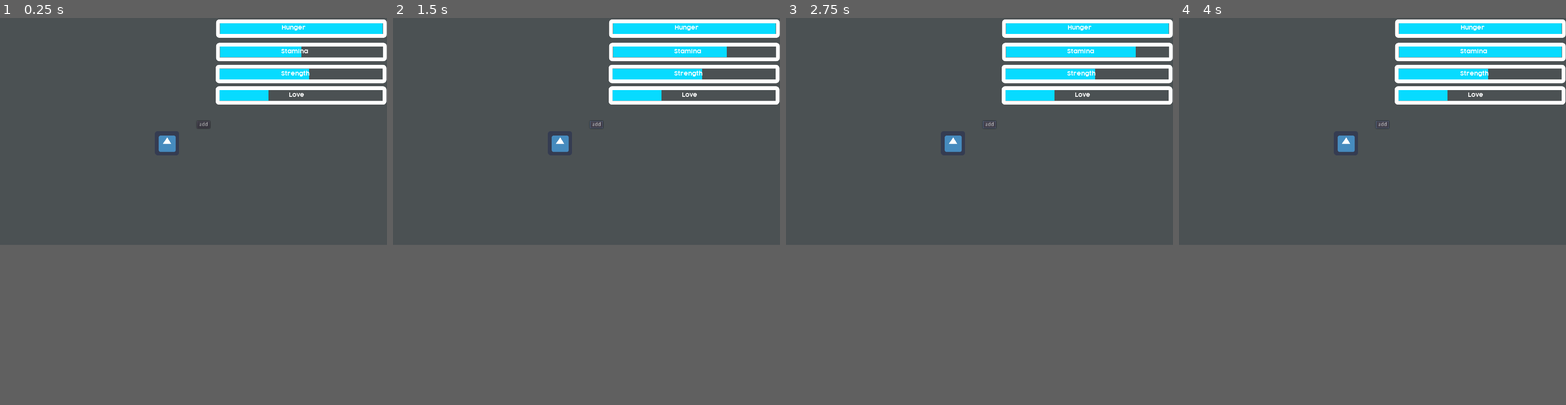
Above: before the commit, frames 1-4 (left to right).
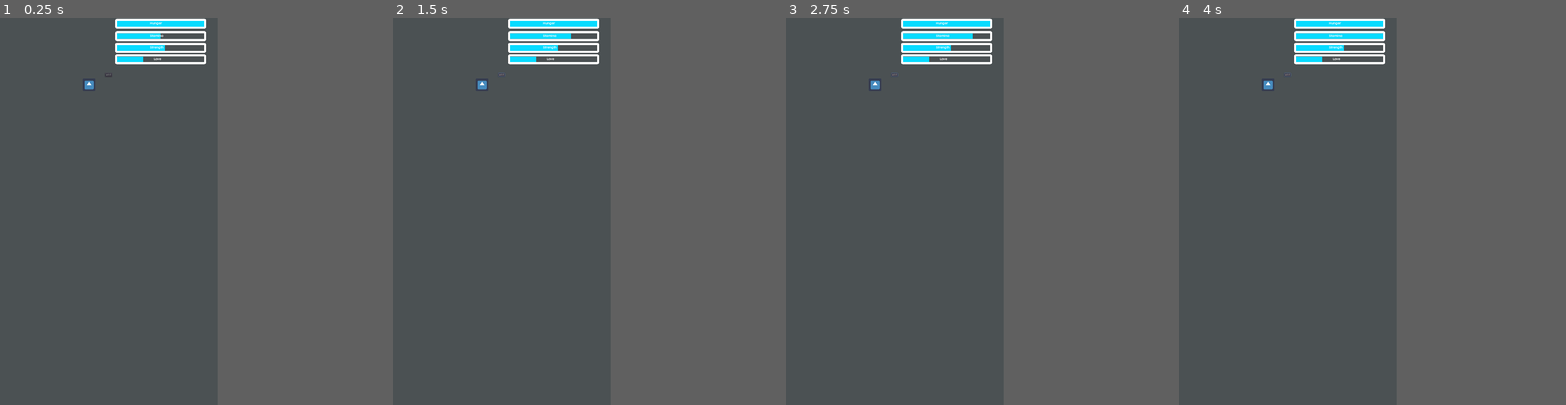
Above: after the commit, the same moments.

Repository: wiznob/chibGarden
Game: Godot game, scene res://Chib.tscn
The game is run twice, just before and just after one commit, with the same random seed, the same clock (stepped at 60 frames per second) and the same inputs. This scene is started directly instead of the project's main scene. The engine's default icon, where the game draws it, is replaced by a stand-in: a white triangle on a blue panel in a dark square.
Inputs:
- Up to frame 1 (0.25 s): no input
- Up to frame 2 (1.5 s): click "add" at 0.5 s; click "add" at 1.25 s
- Up to frame 3 (2.75 s): click "add" at 2 s
- Up to frame 4 (4 s): tap Enter at 2.75 s; tap Space at 3.5 s
In our replay, the window is 800x469 before the commit and 450x800 after it. These sizes can differ from the game's own. Grey fills any space a smaller window leaves; there, only what the larger window draws over its background counts as a difference.

The runs differ from the first frame. In frame 1, 8.8% of the frame differs, in the area x 21-100%, y 0-35%; in frame 2, 9.1%; in frame 3, 9.2%; in frame 4, 9.5%.

Commit message:
PhoneSize

Diff:
--- a/Chib.tscn
+++ b/Chib.tscn
@@ -1,7 +1,7 @@
 [gd_scene load_steps=7 format=2]
 
 [ext_resource path="res://icon.png" type="Texture" id=1]
-[ext_resource path="res://Font/StatusFont.tres" type="DynamicFont" id=2]
+[ext_resource path="res://HomeScreen/Font/StatusFont.tres" type="DynamicFont" id=2]
 [ext_resource path="res://Bar.tres" type="Theme" id=3]
 
 [sub_resource type="GDScript" id=3]
--- a/Font/StatusFont.tres
+++ /dev/null
@@ -1,6 +0,0 @@
-[gd_resource type="DynamicFont" load_steps=2 format=2]
-
-[ext_resource path="res://Font/Cocogoose Pro Semilight-trial.ttf" type="DynamicFontData" id=1]
-
-[resource]
-font_data = ExtResource( 1 )
--- /dev/null
+++ b/HomeScreen/Font/StatusFont.tres
@@ -0,0 +1,7 @@
+[gd_resource type="DynamicFont" load_steps=2 format=2]
+
+[ext_resource path="res://HomeScreen/Font/Cocogoose Pro Semilight-trial.ttf" type="DynamicFontData" id=1]
+
+
+[resource]
+font_data = ExtResource( 1 )
--- a/HomeScreen/buttons/MenuButton.tscn
+++ b/HomeScreen/buttons/MenuButton.tscn
@@ -1,6 +1,7 @@
 [gd_scene load_steps=3 format=2]
 
-[ext_resource path="res://Font/Blox2.ttf" type="DynamicFontData" id=1]
+[ext_resource path="res://HomeScreen/Font/Blox2.ttf" type="DynamicFontData" id=1]
+
 
 [sub_resource type="DynamicFont" id=1]
 size = 48
--- a/project.godot
+++ b/project.godot
@@ -16,6 +16,8 @@
 
 [display]
 
+window/size/width=1080
+window/size/height=1920
 window/handheld/orientation="portrait"
 window/stretch/mode="2d"
 window/stretch/aspect="expand"
Renamed: Font/Blox2.ttf -> HomeScreen/Font/Blox2.ttf
Renamed: Font/Cocogoose Pro Semilight-trial.ttf -> HomeScreen/Font/Cocogoose Pro Semilight-trial.ttf
Renamed: addons/TitleScreen.tscn -> HomeScreen/TitleScreen.tscn
